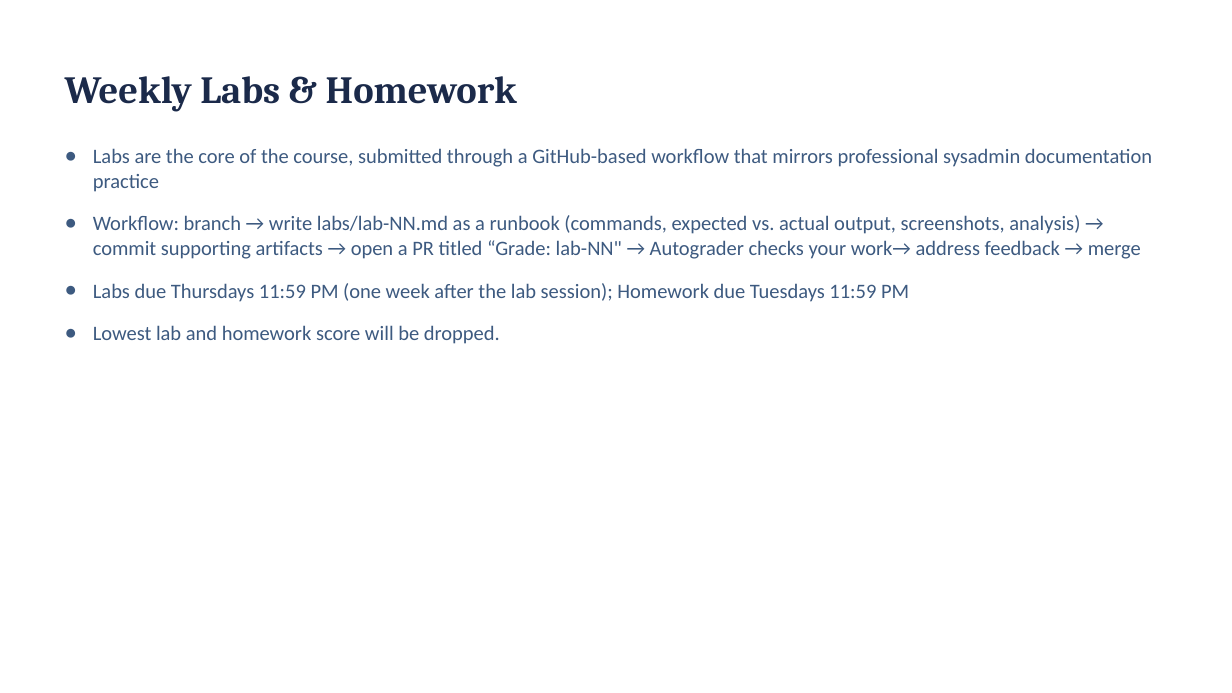
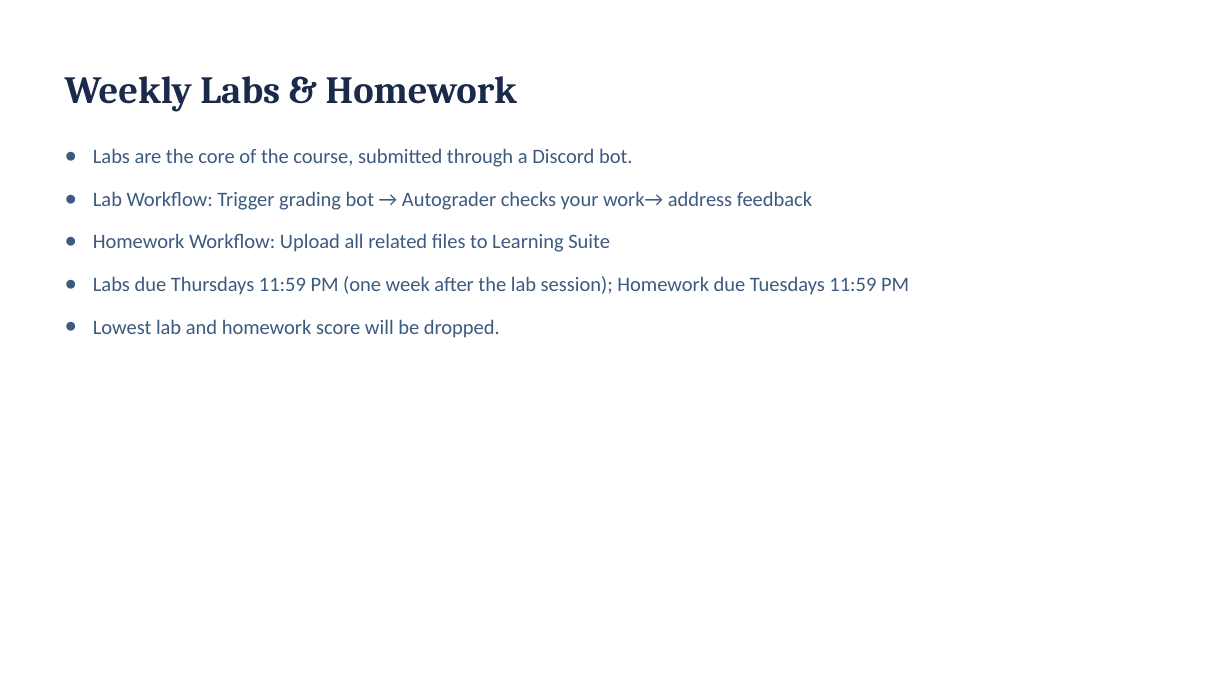
Before and after one commit to BYU-CYBER-444/byu-cyber-444.github.io, a slide deck: slide 13 of lectures/CYBER444_Week01_Introduction_and_Environment_Setup.pptx. Drawn at 1232x693 pixels with LibreOffice and Linux fonts; fonts in the diff are those of the drawing. Boxes give left, top, right and bottom in pixels: in the first picture for what was removed or moved away, otherwise in the second. Text is boxed around its words. In the diff, an @@ line names an element or a change of style, - is before the commit and + after.

```diff
--- a/lectures/CYBER444_Week01_Introduction_and_Environment_Setup.pptx
+++ b/lectures/CYBER444_Week01_Introduction_and_Environment_Setup.pptx
@@ text at (x1=93, y1=148, x2=812, y2=252): text changed @@
-● Labs are the core of the course, submitted through a GitHub-based workflow that mirrors professional sysadmin documentation practice
-● Workflow: branch → write labs/lab-NN.md as a runbook (commands, expected vs. actual output, screenshots, analysis) → commit supporting artifacts → open a PR titled “Grade: lab-NN" → Autograder checks your work→ address feedback → merge
+● Labs are the core of the course, submitted through a Discord bot.
+● Lab Workflow: Trigger grading bot → Autograder checks your work→ address feedback
+● Homework Workflow: Upload all related files to Learning Suite
```
Also in this commit, not shown: 1 other slide changed, 2 slides added, 1 other file.
